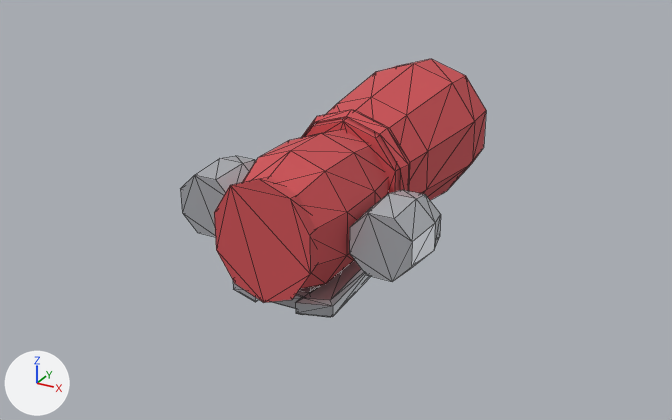
The glTF model client/public/models/armour/armor_robe.glb as it was, and as the next commit left it.
One viewpoint serves both versions: a 50 mm lens placed at (1.51, -4.35, 1.33), pointed at (-0.04, -1.52, -0.09). The lights are fixed; the arrows at lower left show +X, +Y and +Z. The older version comes first. Mesh edges are drawn as thin lines.

Names of what the first picture shows: 'Abdomen', 'Torso', 'UpperArmL', 'UpperArmR'.
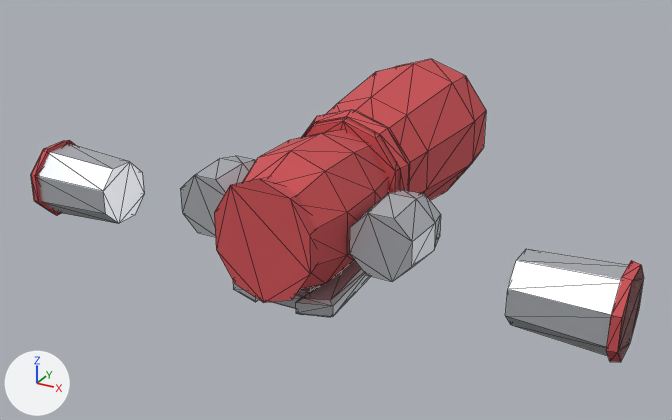
Edits to the scene script, one JSON object a line:
```json
{"op": "add", "block": "me_lowerarmr", "code": ["me_lowerarmr = bpy.data.meshes.new('LowerArmR')", "me_lowerarmr.from_pydata(...)  # an 8-sided cut cone along x (radius 0.14 at the low end, 0.12 at the high end) spanning x -1.12..-0.78, y -1.989..-1.731, z -0.169..0.089, material slot 0; an 8-sided cut cone along x (radius 0.146 at the low end, 0.152 at the high end) spanning x -1.12..-1.09, y -2.0..-1.72, z -0.18..0.1, material slot 1", "me_lowerarmr.materials.append(mat_steel)  # light grey #cbced4", "me_lowerarmr.materials.append(mat_red)  # red #ce5055"]}
{"op": "add", "block": "me_lowerarml", "code": ["me_lowerarml = bpy.data.meshes.new('LowerArmL')", "me_lowerarml.from_pydata(...)  # an 8-sided cut cone along x (radius 0.12 at the low end, 0.14 at the high end) spanning x 0.78..1.12, y -1.989..-1.731, z -0.169..0.089, material slot 0; an 8-sided cut cone along x (radius 0.152 at the low end, 0.146 at the high end) spanning x 1.09..1.12, y -2.0..-1.72, z -0.18..0.1, material slot 1", "me_lowerarml.materials.append(mat_steel)  # light grey #cbced4", "me_lowerarml.materials.append(mat_red)  # red #ce5055"]}
{"op": "add", "block": "ob_lowerarmr", "code": ["ob_lowerarmr = bpy.data.objects.new('LowerArmR', me_lowerarmr)", "ob_lowerarmr.location = (0.0, 0.0, 0.0)"]}
{"op": "add", "block": "ob_lowerarml", "code": ["ob_lowerarml = bpy.data.objects.new('LowerArmL', me_lowerarml)", "ob_lowerarml.location = (0.0, 0.0, 0.0)"]}
```

Location of each change, [x1, y1, x2, y2] in pixels of the pictures (672 x 420 px):
```json
{"object": "LowerArmL", "change": "added", "after": [505, 249, 644, 362], "faces in mat_steel (light grey #cbced4)": [505, 249, 643, 358], "faces in mat_red (red #ce5055)": [606, 260, 644, 362]}
{"object": "LowerArmR", "change": "added", "after": [31, 140, 144, 224], "faces in mat_steel (light grey #cbced4)": [38, 144, 144, 224], "faces in mat_red (red #ce5055)": [31, 140, 76, 216]}
```
